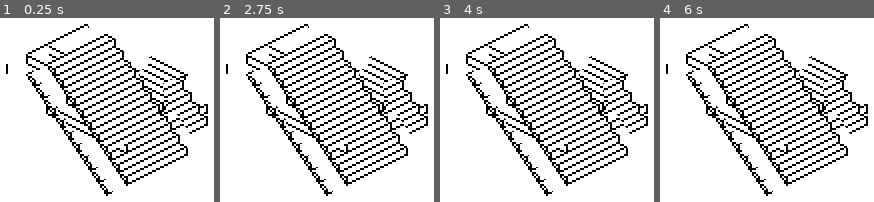
Above: before the commit, frames 1-4 (left to right).
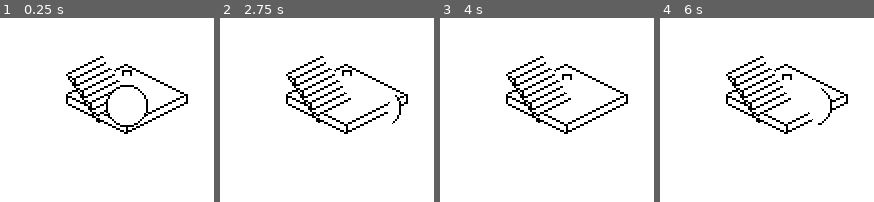
Above: after the commit, the same moments.

Repository: jlcarr/IsoMAZEtric
Game: Godot game, scene res://Main.tscn
The game is run twice, just before and just after one commit, with the same random seed, the same clock (stepped at 60 frames per second) and the same inputs.
Inputs:
- Up to frame 1 (0.25 s): no input
- Up to frame 2 (2.75 s): tap Enter at 0.5 s; hold Right (ui_right) 0.53-1.28 s; tap Space at 1.25 s; hold Down (ui_down) 1.28-2.03 s; hold Right (ui_right) from 2.03 s (still down)
- Up to frame 3 (4 s): tap Enter at 2.75 s; release Right (ui_right) at 2.78 s; hold Up (ui_up) 2.78-3.53 s; tap Space at 3.5 s; hold Left (ui_left) from 3.53 s (still down)
- Up to frame 4 (6 s): tap Enter at 4.25 s; tap Space at 5 s; release Left (ui_left) at 5.03 s; hold Down (ui_down) 5.03-5.78 s; hold Right (ui_right) from 5.78 s (still down)

The runs differ from the first frame. In frame 1, 14% of the frame differs, in the area x 2-98%, y 3-97%; in frame 2, 15%; in frame 3, 14%; in frame 4, 14%.

Commit message:
Added victory sign, and automatic level increase

Diff:
--- a/src/Levels.gd
+++ b/src/Levels.gd
@@ -1,4 +1,6 @@
 extends Node
+
+var current_level = 0
 
 const levels = [
 	{
@@ -22,7 +24,7 @@
 		"ConstMap":
 			[
 				[
-					[1,1,1],
+					[6,1,1],
 					[1,1,1],
 					[1,1,1]
 				]
@@ -34,20 +36,20 @@
 		"ConstMap":
 			[
 				[
+					[6,1,1,1],
 					[1,1,1,1],
 					[1,1,1,1],
 					[1,1,1,1],
-					[1,1,1,1],
-				]
-			]
-	},
-	{
-		"Name": "",
-		"HintText": "",
-		"ConstMap":
-			[
-				[
-					[1,1,1,1,1],
+				]
+			]
+	},
+	{
+		"Name": "",
+		"HintText": "",
+		"ConstMap":
+			[
+				[
+					[6,1,1,1,1],
 					[1,1,1,1,1],
 					[1,1,1,1,1],
 					[1,1,1,1,1],
@@ -68,7 +70,7 @@
 					[1,1,1,1,2],
 				],
 				[
-					[0,0,0,0,0],
+					[0,0,6,0,0],
 					[0,0,0,0,2],
 					[0,4,0,0,0],
 					[5,0,3,0,0],
--- a/src/Main.gd
+++ b/src/Main.gd
@@ -22,7 +22,7 @@
 
 func _ready():
 	obj_list.append(player)
-	var level = Levels.levels[5]
+	var level = Levels.levels[Levels.current_level]
 	if level.has("ConstMap"):
 		construct_level(level["ConstMap"])
 	elif level.has("FuncMap"):
--- a/src/Main.tscn
+++ b/src/Main.tscn
@@ -1,8 +1,27 @@
-[gd_scene load_steps=4 format=2]
+[gd_scene load_steps=7 format=2]
 
 [ext_resource path="res://Main.gd" type="Script" id=1]
 [ext_resource path="res://Tiles/Player/player.tscn" type="PackedScene" id=2]
 [ext_resource path="res://Tiles/Player/player.gd" type="Script" id=3]
+[ext_resource path="res://Menu/PixeledFont.ttf" type="DynamicFontData" id=4]
+
+[sub_resource type="StyleBoxFlat" id=1]
+content_margin_left = 4.0
+content_margin_right = 4.0
+content_margin_top = 4.0
+content_margin_bottom = 4.0
+bg_color = Color( 1, 1, 1, 1 )
+border_width_left = 1
+border_width_top = 1
+border_width_right = 1
+border_width_bottom = 1
+border_color = Color( 0, 0, 0, 1 )
+corner_detail = 1
+anti_aliasing = false
+
+[sub_resource type="DynamicFont" id=2]
+size = 5
+font_data = ExtResource( 4 )
 
 [node name="Main" type="Spatial"]
 script = ExtResource( 1 )
@@ -14,3 +33,34 @@
 
 [node name="Player" parent="." instance=ExtResource( 2 )]
 script = ExtResource( 3 )
+
+[node name="PanelContainer" type="PanelContainer" parent="."]
+visible = false
+anchor_left = 0.5
+anchor_top = 0.5
+anchor_right = 0.5
+anchor_bottom = 0.5
+margin_left = -20.5
+margin_top = -11.0
+margin_right = 20.5
+margin_bottom = 11.0
+size_flags_horizontal = 4
+size_flags_vertical = 4
+custom_styles/panel = SubResource( 1 )
+__meta__ = {
+"_edit_use_anchors_": false
+}
+
+[node name="Label" type="Label" parent="PanelContainer"]
+margin_left = 4.0
+margin_top = 4.0
+margin_right = 56.0
+margin_bottom = 35.0
+custom_fonts/font = SubResource( 2 )
+custom_colors/font_color = Color( 0, 0, 0, 1 )
+text = "YOU WIN!
+PRESS SPACE"
+align = 1
+__meta__ = {
+"_edit_use_anchors_": false
+}
--- a/src/Tiles/Marker/Marker.gd
+++ b/src/Tiles/Marker/Marker.gd
@@ -9,7 +9,9 @@
 	update_tex()
 
 
-
 func _on_Marker_body_entered(body):
-	if "orig" in body:
-		body.position(body.orig)
+	if Levels.current_level+1 < Levels.levels.size():
+		Levels.current_level += 1
+	get_tree().reload_current_scene()
+	#if "orig" in body:
+	#	body.position(body.orig)
Binary file added: src/Menu/PixeledFont.ttf
